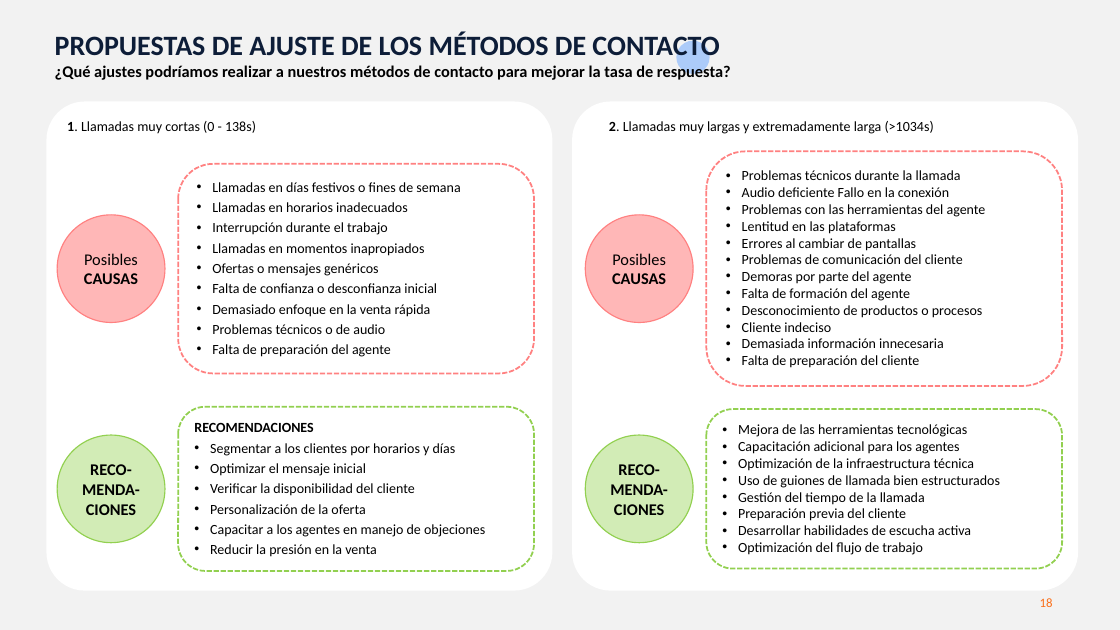
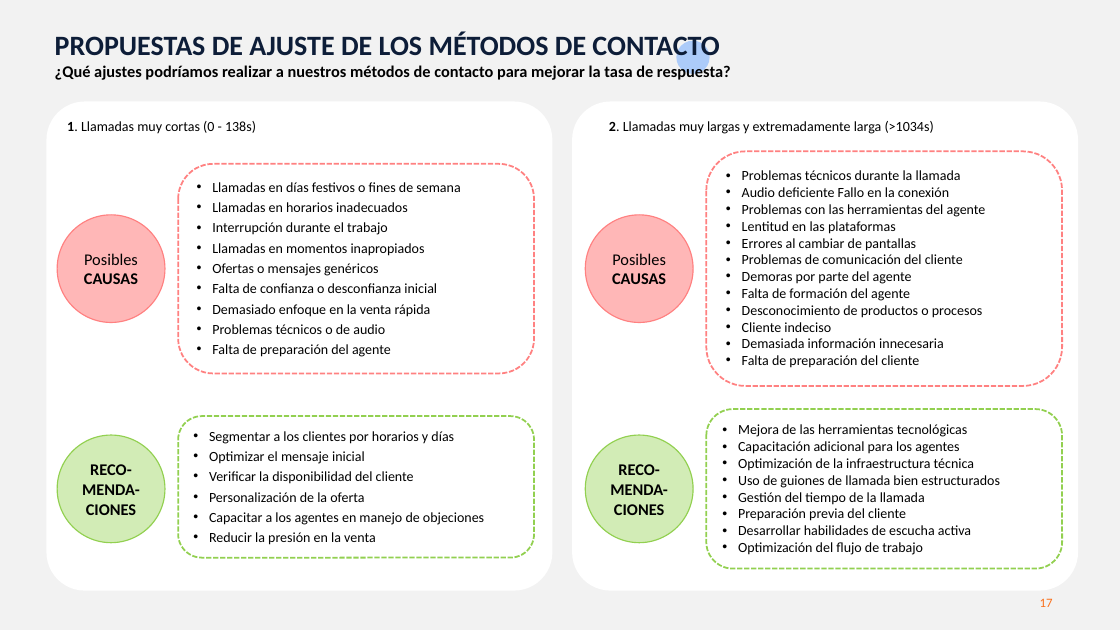
Before and after one commit to MarinaTorba/PersonalDataProrjects, a slide deck: slide 17 of Equip_B/results/D1_presentacion_Cliente.pptx (slide 18 before the commit). Drawn at 1120x630 pixels with LibreOffice and Linux fonts; fonts in the diff are those of the drawing. Boxes give left, top, right and bottom in pixels: in the first picture for what was removed or moved away, otherwise in the second. Text is boxed around its words. In the diff, an @@ line names an element or a change of style, - is before the commit and + after.

```diff
--- a/Equip_B/results/D1_presentacion_Cliente.pptx
+++ b/Equip_B/results/D1_presentacion_Cliente.pptx
@@ rounded rectangle "Segmentar a los clientes por ...": place and size @@
-rounded rectangle "Segmentar a los clientes por ..." at [178, 407, 534, 571]
+rounded rectangle "Segmentar a los clientes por ..." at [178, 416, 534, 558]
@@ text in rounded rectangle at [194, 422, 313, 432]: paragraph removed @@
-RECOMENDACIONES
@@ page number at [1040, 598, 1053, 607]: text changed @@
-18
+17
```
Also in this commit, not shown: 21 other slides changed, 1 slide removed.
